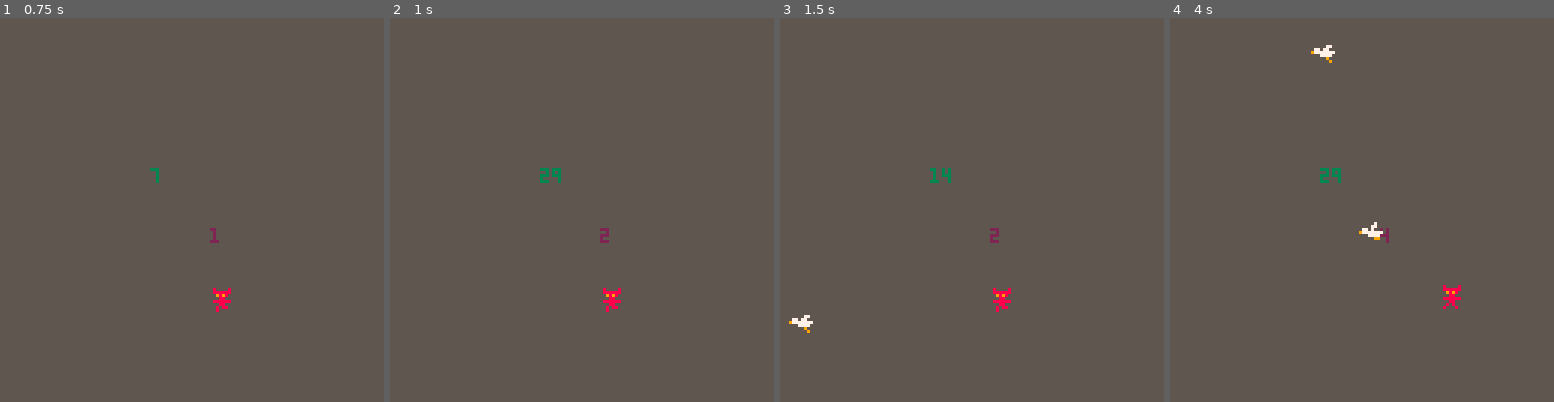
Above: before the commit, frames 1-4 (left to right).
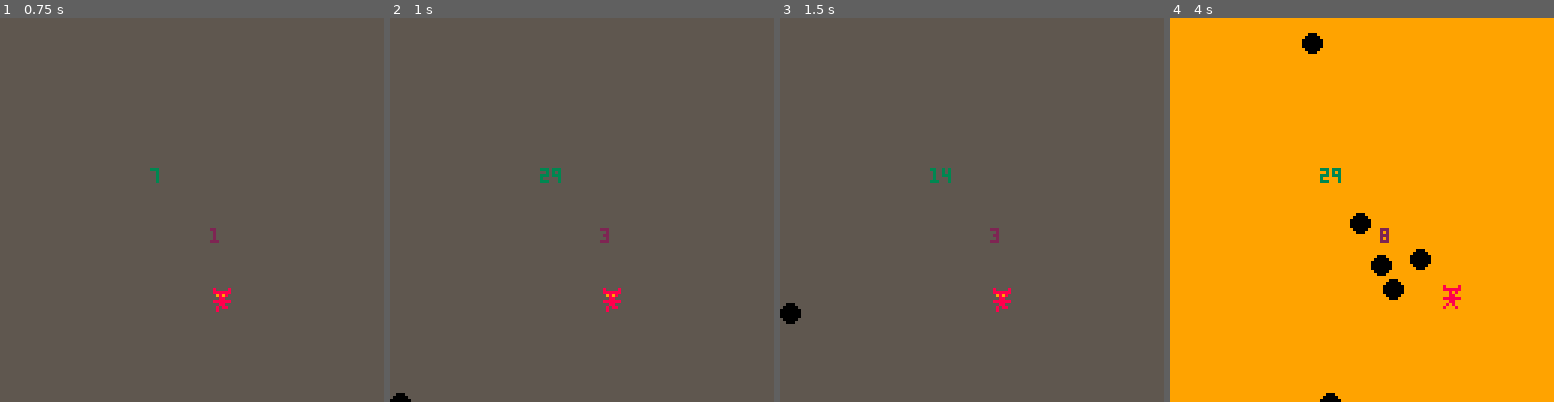
Above: after the commit, the same moments.

Repository: MCSDWVL/picopcp
Game: PICO-8 cartridge helloworld.p8
Same seed, same stepped clock (60 frames per second), same inputs: the game is played once before the commit and once after it.
Inputs:
- Up to frame 1 (0.75 s): no input
- Up to frame 2 (1 s): no input
- Up to frame 3 (1.5 s): no input
- Up to frame 4 (4 s): hold Right 1.6-2.1 s; hold Up 2.15-2.42 s; hold Right 2.47-3.03 s; hold Left 3.08-3.58 s; hold Down 3.63-3.97 s

Frame 1 is identical in both runs. In frame 2, 0.1% of the frame differs, in the area x 0-58%, y 56-100%; in frame 3, 0.3%; in frame 4, 100%, in the area x 0-100%, y 0-100%.

Commit message:
add update and init functions to prefabs, arrows and cherubs with placeholder gfx

Diff:
--- a/helloworld.p8
+++ b/helloworld.p8
@@ -3,51 +3,96 @@
 __lua__
 actors={}
 
--- Player constants.
+-- player constants.
 player_acceleration = .3
 player_max_speed = 3
 pl = nil
 
--- Other tuning parameters... These might need to split to be per level?
+-- other tuning parameters... these might need to split to be per level?
 frames_til_next_enemy = 30
 
--- Table with settings for a given actor
+-- cherub has a special init function to set up the arrow
+function cherub_init(a,prefab)
+
+end
+
+-- table with settings for a given actor
 actor_prefabs = {
   player = {spr=0,frame=0,frames=2,damping=.75,dx=0,dy=0,frametime=5,w=5,h=5},
 
-  -- Enemies - heaven
-  -- Enemies - sky
-  bird = {spr=7,frame=0,frames=2,damping=1,dx=0,dy=-2,frametime=1,w=5,h=5}
-  -- Enemies - ocean
+  -- enemies - heaven
+  cherub = {
+    spr=-1,
+    frame=0,
+    frames=2,
+    damping=1,
+    dx=0,
+    dy=-2,
+    frametime=5,
+    w=5,
+    h=5,
+    init = function(a)
+      local arrow = create_actor(a.x, a.y, actor_prefabs.arrow)
+      arrow.owner = a
+    end,
+  },
+
+  -- enemies - sky
+  bird = {spr=7,frame=0,frames=2,damping=1,dx=0,dy=-2,frametime=1,w=5,h=5},
+  -- enemies - ocean
+
+  -- special actors
+  arrow = {
+    spr=-1,frame=0,frames=2,damping=1,dx=0,dy=0,frametime=5,w=5,h=5,
+    update=function(a)
+      if (not a.fired and a.y <= pl.y) then
+        -- fire!
+        a.fired = true
+        if (pl.x < a.x) then
+          a.dx = -1
+        else
+          a.dx = 1
+        end
+      elseif (not a.fired) then
+        -- stick to the cherub
+        a.x = a.owner.x
+        a.y = a.owner.y
+      end
+    end
+  },
 }
 
--- Create an actor from a prefab
-function create_actor(x,y,prefab)
-  return create_actor_from_stats(x,y,prefab.spr,prefab.frames,prefab.dx,prefab.dy,prefab.damping,prefab.frametime,prefab.w,prefab.h)
-end
-
--- Create an actor from a set of parameters
-function create_actor_from_stats(x, y, spr, frames, dx, dy, damping, frametime, w, h)
-  a={}
+-- create a shallow copy of a prefab
+function clone(prefab)
+  local copy = {}
+  for k,v in pairs(prefab) do
+    copy[k] = v
+  end
+  return copy
+end
+
+-- create an actor from a prefab
+function create_actor(x, y, prefab)
+  a = clone(prefab)
+
+  -- some fields are not initialized from the prefab
   a.x = x
   a.y = y
-  a.spr = spr
   a.frame = 0
-  a.frames = frames
-  a.dx = dx
-  a.dy = dy
-  a.damping = damping
-  a.frametime = frametime
   a.updates_this_frame = 0
-  a.w = w
-  a.h = h
-
+
+  -- add to the list of actors and return a reference to it.
   add(actors,a)
 
+  -- some prefabs have a custom initializer
+  if (a.init) then
+    a.init(a)
+  end
+
   return a
 end
 
--- Draw an actor
+-- draw an actor
 function draw_actor(a)
   if (a.spr >= 0) then
     spr(a.spr + a.frame, a.x, a.y)
@@ -70,7 +115,7 @@
  end
 end
 
--- Update the players movement force
+-- update the players movement force
 colliding = false
 function update_player(a)
   accel={dx=0,dy=0}
@@ -99,11 +144,11 @@
     a.dy /= speed_mag / player_max_speed
   end
 
-  -- Check for collision with obstacles/powerups?
+  -- check for collision with obstacles/powerups?
   colliding = collide()
 end
 
--- Update the position of an actor based on their dx/dy
+-- update the position of an actor based on their dx/dy
 function apply_movement(a)
   a.x += a.dx
   a.y += a.dy
@@ -118,25 +163,33 @@
   end
 end
 
--- Countdown to adding an enemy
+-- countdown to adding an enemy
 function update_frames_til_next_enemy()
   frames_til_next_enemy -= 1
   if (frames_til_next_enemy <= 0) then
     x = flr(rnd(127))
     y = 130
-    create_actor(x, y, actor_prefabs.bird)
+    create_actor(x, y, actor_prefabs.cherub)
     frames_til_next_enemy = 30
   end
 end
 
--- Called once at the start on run
+-- called once at the start on run
 function _init()
-  -- Create the player
+  -- create the player
   pl = create_actor(70, 90, actor_prefabs.player)
 end
 
 function actor_update(a)
+  -- behavior update
+  if (a.update ~= nil) then
+    a.update(a)
+  end
+
+  -- movement update
   apply_movement(a)
+
+  -- animation update
   a.updates_this_frame += 1
   if (a.updates_this_frame > a.frametime) then
     a.updates_this_frame = 0
@@ -144,7 +197,7 @@
   end
 end
 
--- Called once every frame
+-- called once every frame
 function _update()
   -- player movement
   update_player(pl)
@@ -156,7 +209,7 @@
   update_frames_til_next_enemy()
 end
 
--- Called approximately once per frame.
+-- called approximately once per frame.
 function _draw()
   if (colliding) then
     rectfill(0,0,127,127,9)
